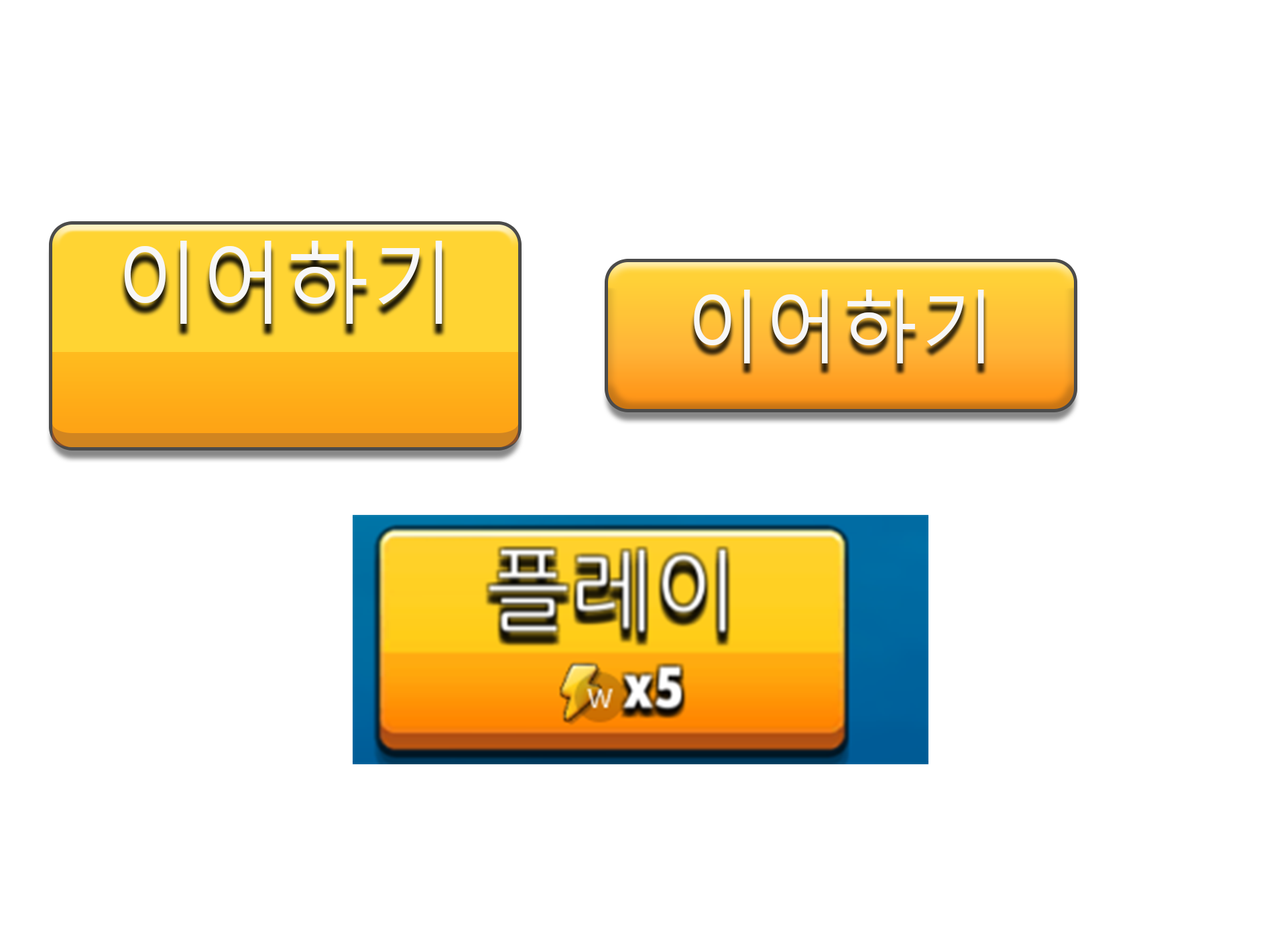
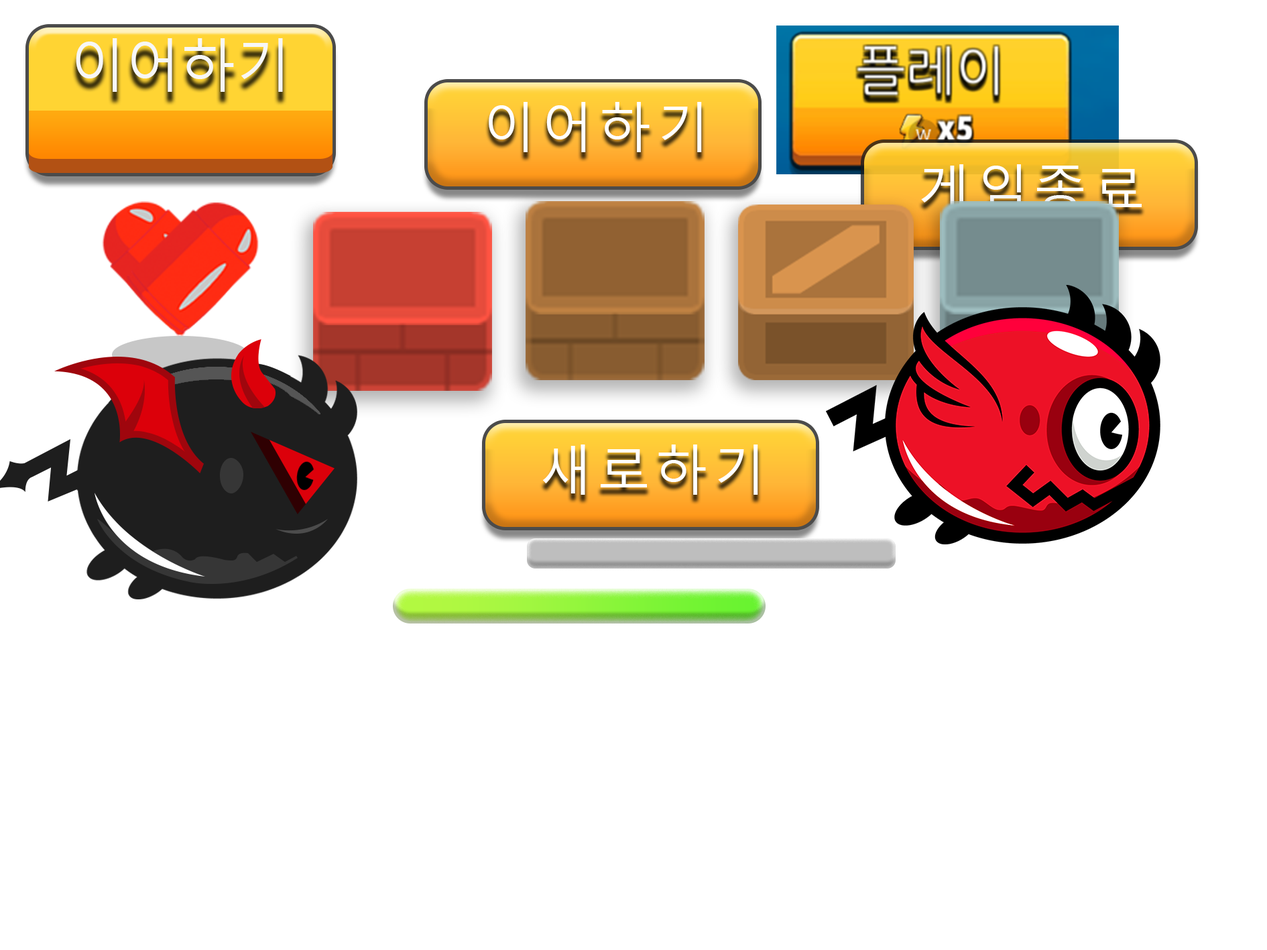
Revision of a layered 1267 x 950 image; what changed, layer by layer:
added layer "Rounded Rectangle 2" above "Rounded Rectangle 3" over box(392, 588, 766, 624)
added layer "frame-1" above "boss" over box(825, 284, 1161, 545)
added group "boss" with 13 layers above "Group 2" over box(0, 339, 358, 600)
added layer "몸무늬" in group "boss" over box(94, 492, 298, 584)
added layer "날개" in group "boss" over box(54, 356, 204, 474)
added layer "몸" in group "boss" over box(75, 353, 358, 600)
added group "Group 2" with 4 layers above "hp" over box(313, 201, 1119, 391)
added layer "crate_02" in group "Group 2" over box(738, 204, 914, 381)
added layer "block_02" in group "Group 2" over box(939, 201, 1119, 381)
added layer "block_08" in group "Group 2" over box(313, 211, 493, 391)
added layer "block_03" in group "Group 2" over box(525, 201, 705, 381)
added group "hp" with 3 layers above "게임종료" over box(101, 201, 260, 374)
added layer "Layer 4 copy" in group "hp" over box(124, 202, 260, 336)
added layer "Layer 4" in group "hp" over box(101, 201, 236, 336)
added group "게임종료" (1st of 2) with 2 layers above "새로하기" over box(864, 142, 1195, 247)
added layer "Rounded Rectangle 1" (1st of 4, in "게임종료") (93%) in group "게임종료" over box(864, 142, 1195, 247)
added group "새로하기" (1st of 2) with 2 layers above "이어하기" over box(485, 422, 816, 527)
added layer "Rounded Rectangle 1" (2nd of 4, in "새로하기") (93%) in group "새로하기" over box(485, 422, 816, 527)
painted on "이어하기" (2nd of 3, in "이어하기") over box(488, 101, 985, 364)
painted on "Rounded Rectangle 1" (3rd of 4, in "이어하기") over box(427, 82, 1074, 409)
painted on "이어하기" (3rd of 3, in "Group 1") over box(75, 38, 443, 324)
"Rounded Rectangle 1 copy": opacity 60% → 100%, painted on it over box(28, 110, 519, 448)
painted on "Rounded Rectangle 1" (4th of 4, in "Group 1") over box(28, 27, 519, 448)
painted on "캡처" over box(352, 25, 1119, 765)
…and 14 more changes (14 added)
